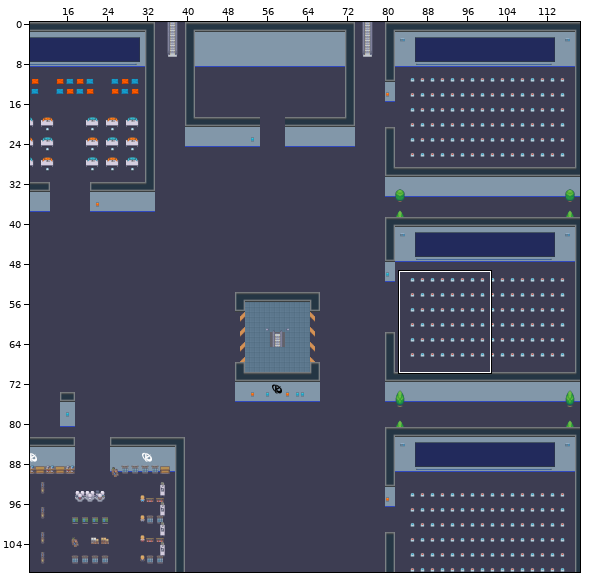
One commit to this Tiled map (JSON): baseeffect.tmj. The first picture is a wide view before the edit; the outline marks the close-up.
Close-up. Old version:
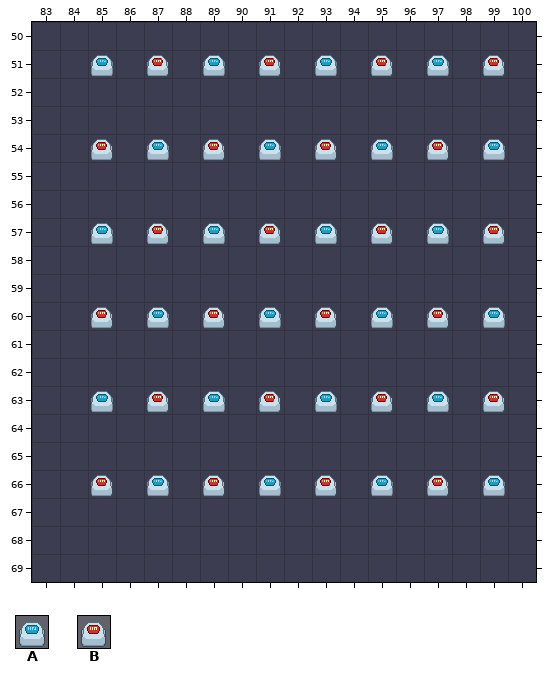
Cells are 32x32 px. Shown: x 83..100, y 50..69. The commit also changed other parts of the map, which this record leaves out.
Key: from "Chunk 1": A 87, B 88.
_ is an empty cell.
Layers that did not change in this view are not listed.
Layer "furniture/furniture1" before, first column x 83:
50 __________________
51 __A_B_A_B_A_B_A_B_
52 __________________
53 __________________
54 __B_A_B_A_B_A_B_A_
55 __________________
56 __________________
57 __A_B_A_B_A_B_A_B_
58 __________________
59 __________________
60 __B_A_B_A_B_A_B_A_
61 __________________
62 __________________
63 __A_B_A_B_A_B_A_B_
64 __________________
65 __________________
66 __B_A_B_A_B_A_B_A_
67 __________________
68 __________________
69 __________________
The result:
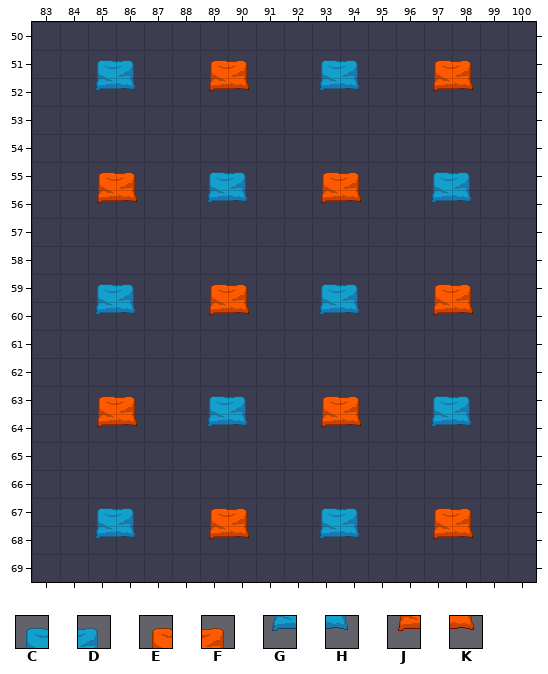
Further tiles: from "Chunk 1": C 83, D 84, E 85, F 86, G 89, H 90, J 91, K 92.
Tiles of an added or newly shown layer are drawn over the layers below it.
The exact change:
Layer "furniture/furniture0" (added):
y 51: x 85..86 __ -> CD; x 89..90 __ -> EF; x 93..94 __ -> CD; x 97..98 __ -> EF
y 52: x 85..86 __ -> GH; x 89..90 __ -> JK; x 93..94 __ -> GH; x 97..98 __ -> JK
y 55: x 85..86 __ -> EF; x 89..90 __ -> CD; x 93..94 __ -> EF; x 97..98 __ -> CD
y 56: x 85..86 __ -> JK; x 89..90 __ -> GH; x 93..94 __ -> JK; x 97..98 __ -> GH
y 59: x 85..86 __ -> CD; x 89..90 __ -> EF; x 93..94 __ -> CD; x 97..98 __ -> EF
y 60: x 85..86 __ -> GH; x 89..90 __ -> JK; x 93..94 __ -> GH; x 97..98 __ -> JK
y 63: x 85..86 __ -> EF; x 89..90 __ -> CD; x 93..94 __ -> EF; x 97..98 __ -> CD
y 64: x 85..86 __ -> JK; x 89..90 __ -> GH; x 93..94 __ -> JK; x 97..98 __ -> GH
y 67: x 85..86 __ -> CD; x 89..90 __ -> EF; x 93..94 __ -> CD; x 97..98 __ -> EF
y 68: x 85..86 __ -> GH; x 89..90 __ -> JK; x 93..94 __ -> GH; x 97..98 __ -> JK
Layer "furniture/furniture1":
y 51: x 85 A -> _; x 87 B -> _; x 89 A -> _; x 91 B -> _; x 93 A -> _; x 95 B -> _; x 97 A -> _; x 99 B -> _
y 54: x 85 B -> _; x 87 A -> _; x 89 B -> _; x 91 A -> _; x 93 B -> _; x 95 A -> _; x 97 B -> _; x 99 A -> _
y 57: x 85 A -> _; x 87 B -> _; x 89 A -> _; x 91 B -> _; x 93 A -> _; x 95 B -> _; x 97 A -> _; x 99 B -> _
y 60: x 85 B -> _; x 87 A -> _; x 89 B -> _; x 91 A -> _; x 93 B -> _; x 95 A -> _; x 97 B -> _; x 99 A -> _
y 63: x 85 A -> _; x 87 B -> _; x 89 A -> _; x 91 B -> _; x 93 A -> _; x 95 B -> _; x 97 A -> _; x 99 B -> _
y 66: x 85 B -> _; x 87 A -> _; x 89 B -> _; x 91 A -> _; x 93 B -> _; x 95 A -> _; x 97 B -> _; x 99 A -> _
